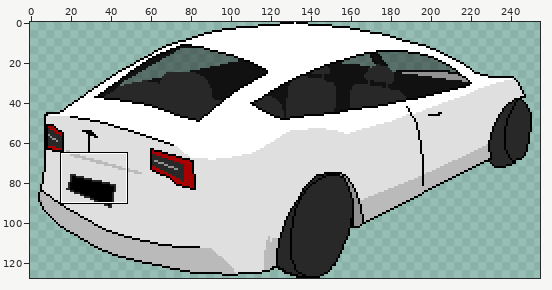
Two versions of one sprite sheet, src/car-turn-2.png. The picture above shows the old version from afar; the outline marks the close-up.
Close-up. Before:
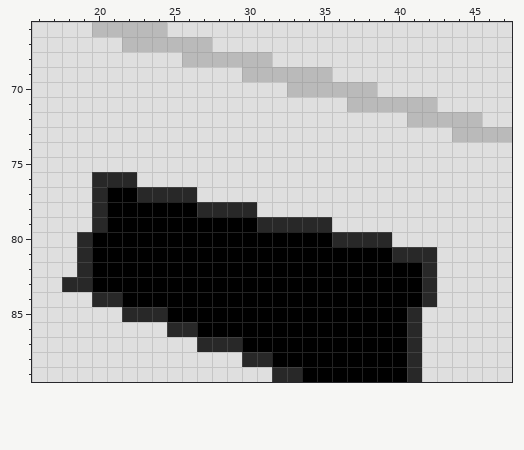
The file is 256x128 pixels. Colours within 5 levels of each other are drawn and written as one. Shown: x 16..47, y 66..89. The wide view leaves out empty margins.
The result:
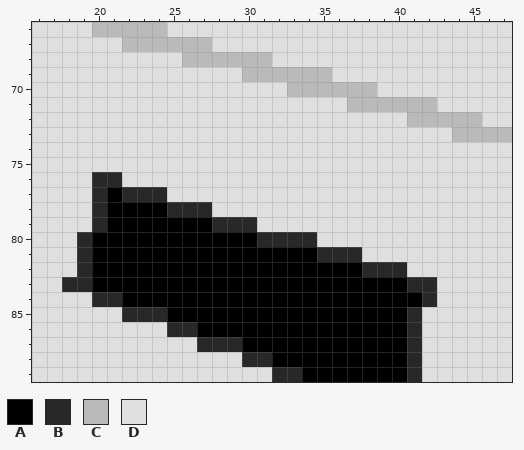
Palette (. is transparent): A #000000  B #282828  C #bababa  D #dfdfdf
The exact change:
The edit turns colour A into colour B in row 77 at x 22; in row 78 at x 25 to 26; in row 79 at x 28 to 30; in row 80 at x 31 to 34; in row 81 at x 35 to 37; in row 82 at x 38 to 40.
The edit turns colour A into colour B in row 83 at x 41.
The edit turns colour A into colour D in row 80 at x 35; in row 81 at x 38 to 39; in row 82 at x 41.
The edit turns colour B into colour D in row 76 at x 22; in row 77 at x 25 to 26; in row 78 at x 28 to 30; in row 79 at x 31 to 35; in row 80 at x 36 to 39; in row 81 at x 40 to 42.
The edit turns colour B into colour D in row 82 at x 42.
Changed places in both close-ups, as pixel boxes (x1, y1, x2, y2):
changed: (122, 172, 437, 292)
